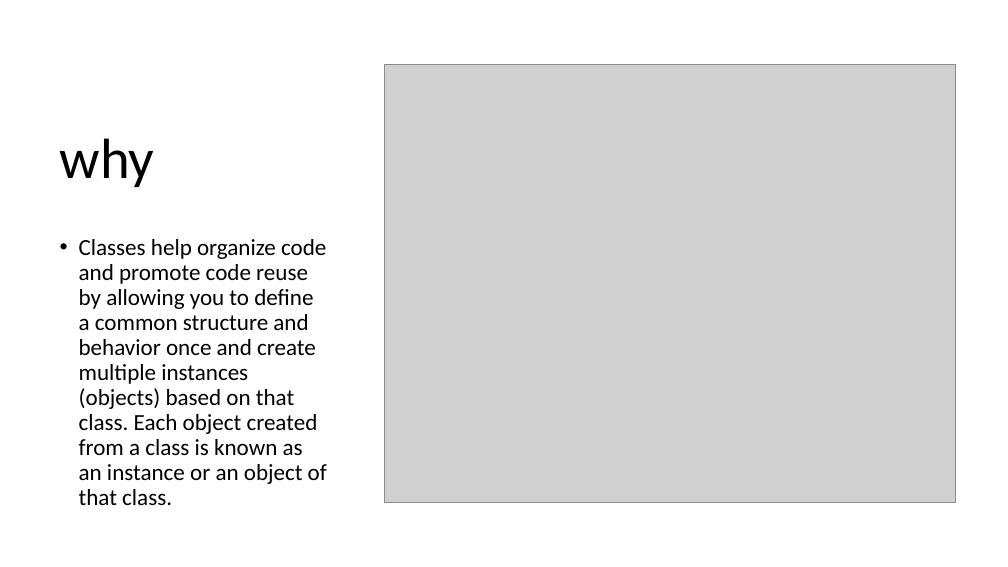
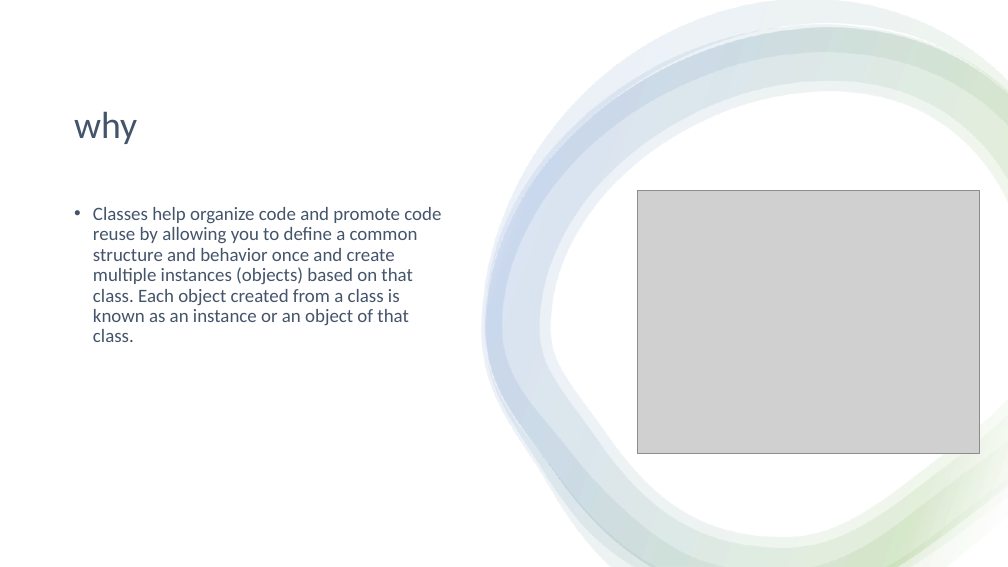
Before and after one commit to 1shaked/full-stack, a slide deck: slide 5 of 22ass/OOP.pptx. Drawn at 1008x567 pixels with LibreOffice and Linux fonts; fonts in the diff are those of the drawing; grey boxes stand for pictures. Boxes give left, top, right and bottom in pixels: in the first picture for what was removed or moved away, otherwise in the second. Text is boxed around its words. In the diff, an @@ line names an element or a change of style, - is before the commit and + after.

```diff
--- a/22ass/OOP.pptx
+++ b/22ass/OOP.pptx
@@ rectangle added at [0,0,1008,567], fill #FFFFFF @@
@@ group added at [481,0,1008,567]: 4 freeform shapes @@
@@ title "why": place and size @@
-title "why" at [60,138,155,187]
+title "why" at [74,111,137,144]
@@ title "why" at [74,111,137,144]: size 54 to 36 pt, text colour #000000 to #44546A; vertical alignment bottom to middle @@
@@ text "Classes help organize code and ...": place and size @@
-text "Classes help organize code and ..." at [79,239,327,505]
+text "Classes help organize code and ..." at [93,207,441,342]
@@ text "Classes help organize code and ..." at [93,207,441,342]: size 22 to 18 pt, text colour #000000 to #44546A @@
@@ picture: place and size @@
-picture at [385,64,956,502]
+picture at [637,191,980,454]
```
Also in this commit, not shown: 38 other slides changed, 1 slide added, 1 slide removed, 3 other files.
